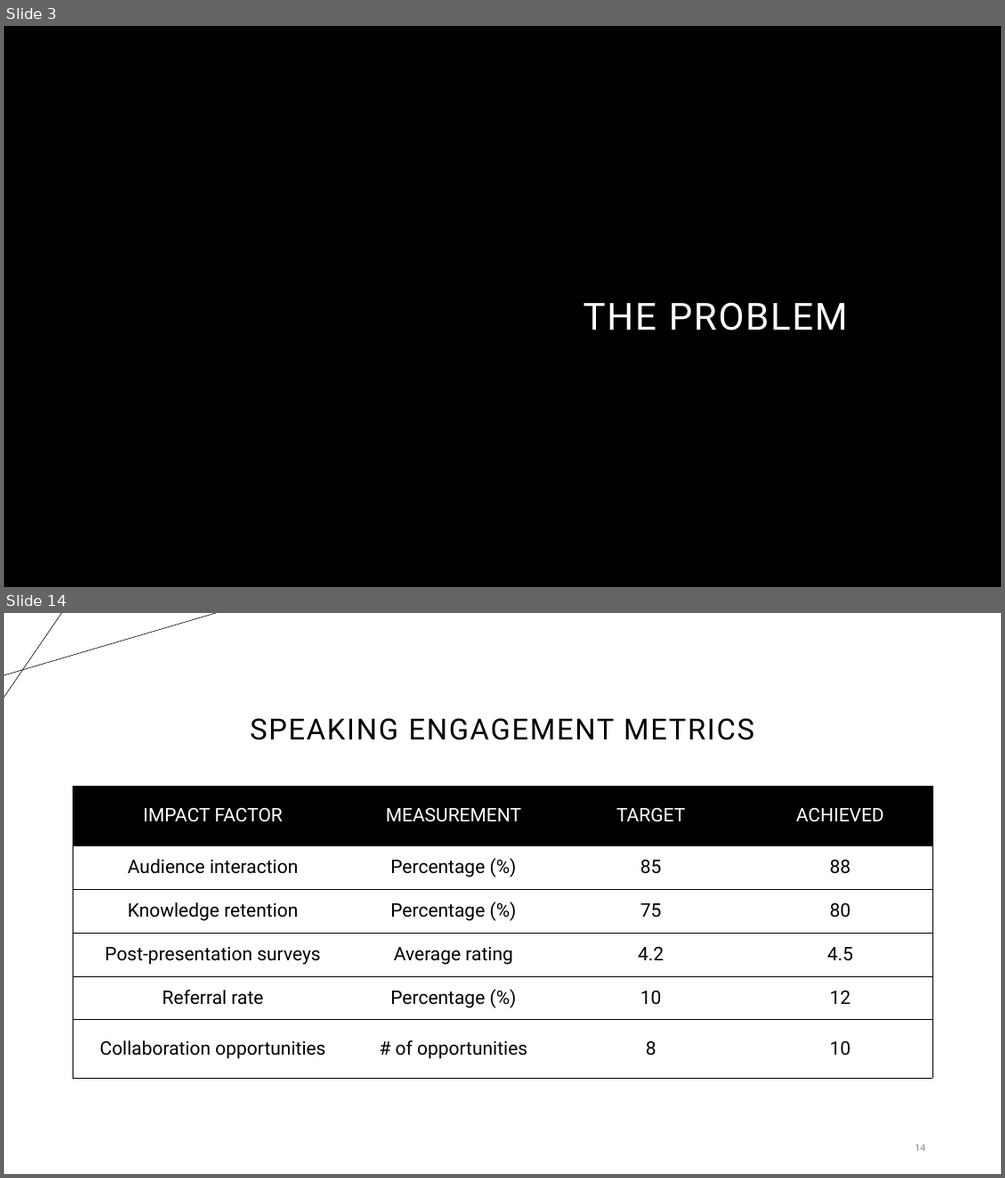
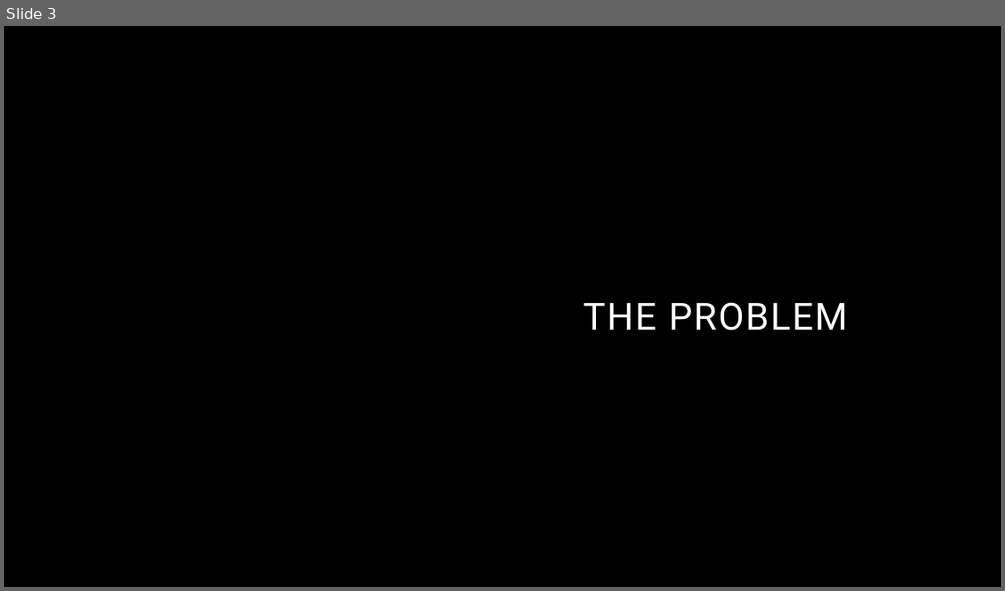
Before and after one commit to rcwaterman/SimpliFInance, a slide deck: SimpliFinance.pptx. Shown one above the other, each under a label of ours: slides 3 and 14 before the commit, slide 3 after it; the slides between them are not shown. The pictures are 1005x1178 and 1005x591 pixels, drawn with LibreOffice and Linux fonts; fonts in the diff are those of the drawing; background and template pictures are left out. Boxes give left, top, right and bottom in pixels: in the first picture for what was removed or moved away, otherwise in the second. Text is boxed around its words. In the diff, an @@ line names an element or a change of style, - is before the commit and + after.

```diff
--- a/SimpliFinance.pptx
+++ b/SimpliFinance.pptx
@@ slide 14 removed at [4,613,1001,1174], background #FFFFFF @@
@@ line removed from (4, 675) to (216, 613) @@
@@ line removed from (62, 613) to (4, 697) @@
@@ title removed at [250,718,754,740] @@
-SPEAKING ENGAGEMENT METRICS
@@ table removed at [73,786,933,1078], 6 rows, 4 columns @@
-IMPACT FACTOR | MEASUREMENT | TARGET | ACHIEVED
-Audience interaction | Percentage (%) | 85 | 88
-Knowledge retention | Percentage (%) | 75 | 80
-Post-presentation surveys | Average rating | 4.2 | 4.5
-Referral rate | Percentage (%) | 10 | 12
-Collaboration opportunities | # of opportunities | 8 | 10
@@ page number removed at [914,1143,925,1151] @@
-14
```
Also in this commit, not shown: 8 slides changed, 2 slides added, 5 other slides removed.
